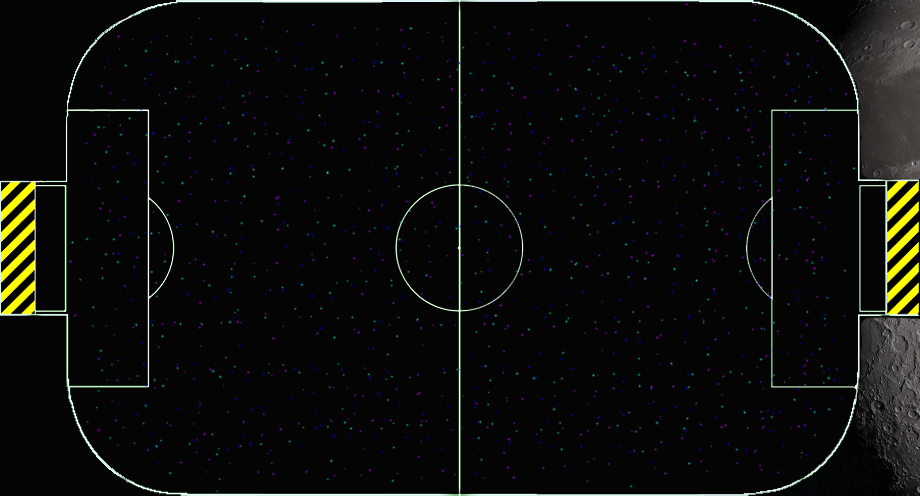
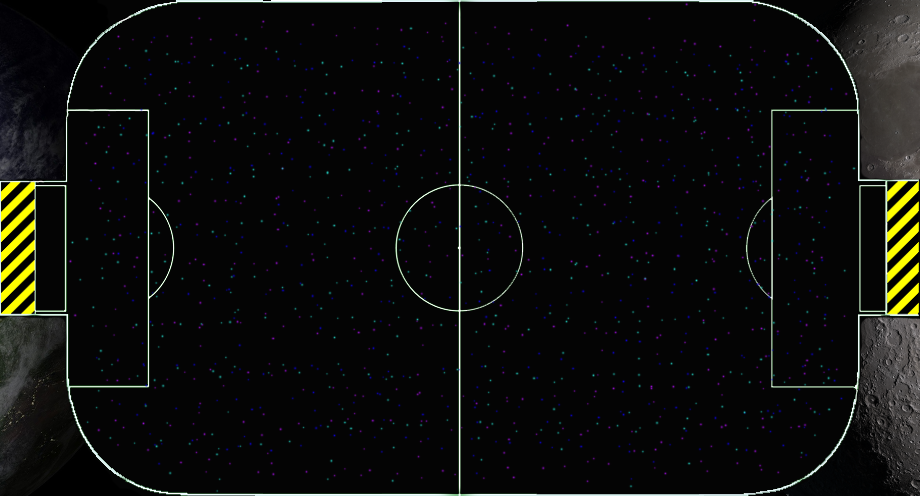
The second 920x496 image is a revision of the first. Changes to its layers:
painted on "Layer 6" over [0,0,141,496]
added layer "Layer 8" above "Layer 7" over [0,0,271,496]
painted on "Layer 7" over [776,0,920,496]
